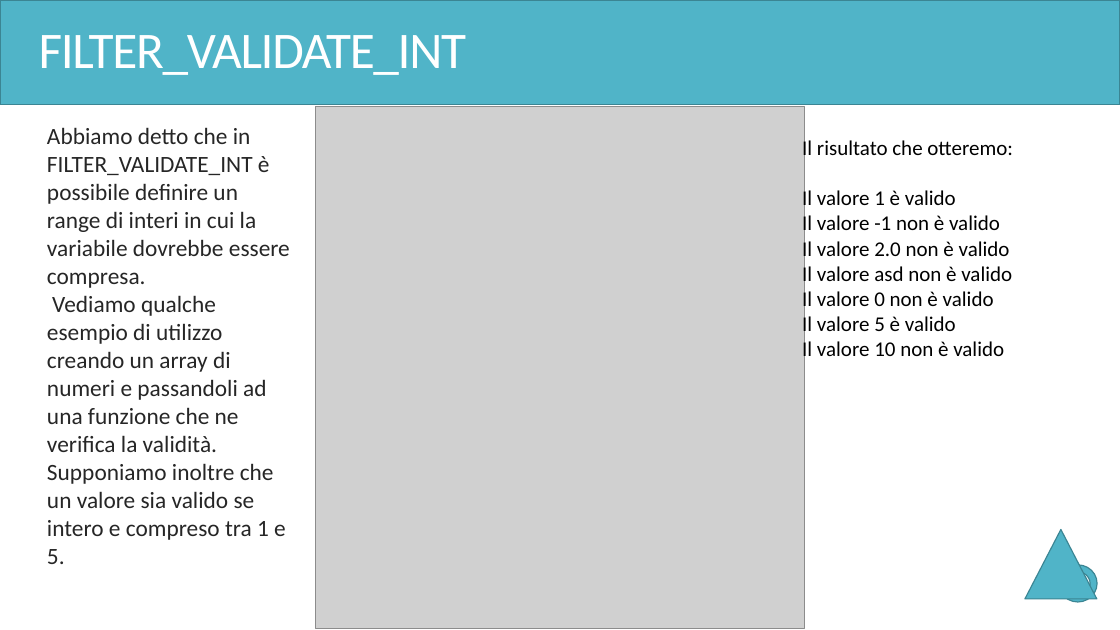
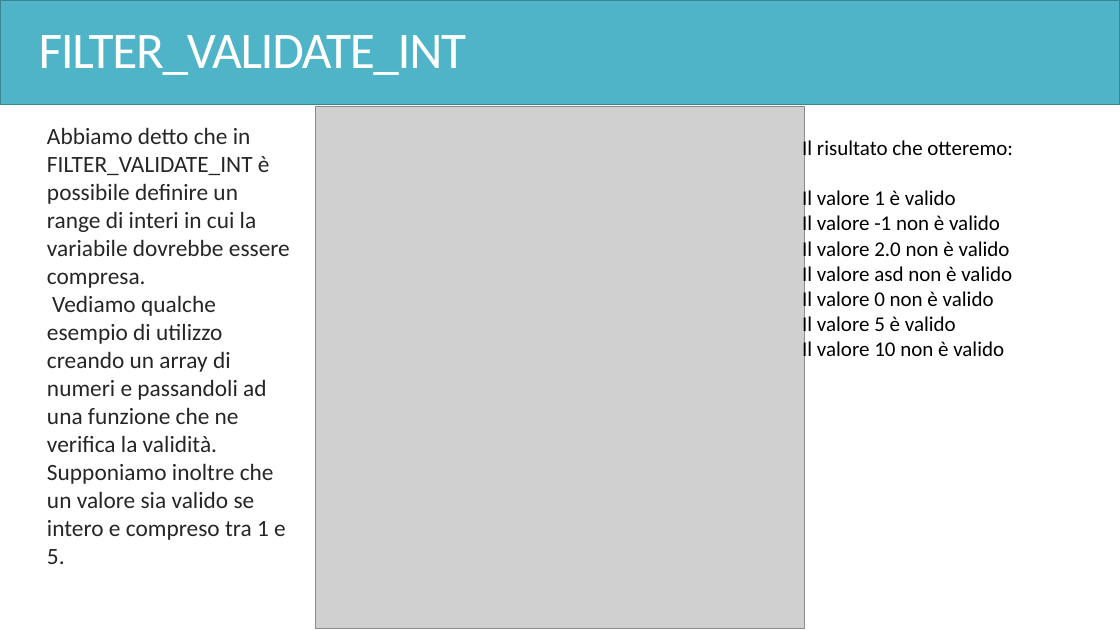
Before and after one commit to ingEnricoGiorgi/corso-magento-php, a slide deck: slide 218 of PHP.pptx. Drawn at 1120x630 pixels with LibreOffice and Linux fonts; fonts in the diff are those of the drawing; grey boxes stand for pictures. Boxes give left, top, right and bottom in pixels: in the first picture for what was removed or moved away, otherwise in the second. Text is boxed around its words. In the diff, an @@ line names an element or a change of style, - is before the commit and + after.

```diff
--- a/PHP.pptx
+++ b/PHP.pptx
@@ triangle removed at (x1=1025, y1=529, x2=1097, y2=599) @@
@@ no-entry sign removed at (x1=1059, y1=565, x2=1097, y2=602) @@
```
Also in this commit, not shown: 24 other slides changed, 2 other files.
